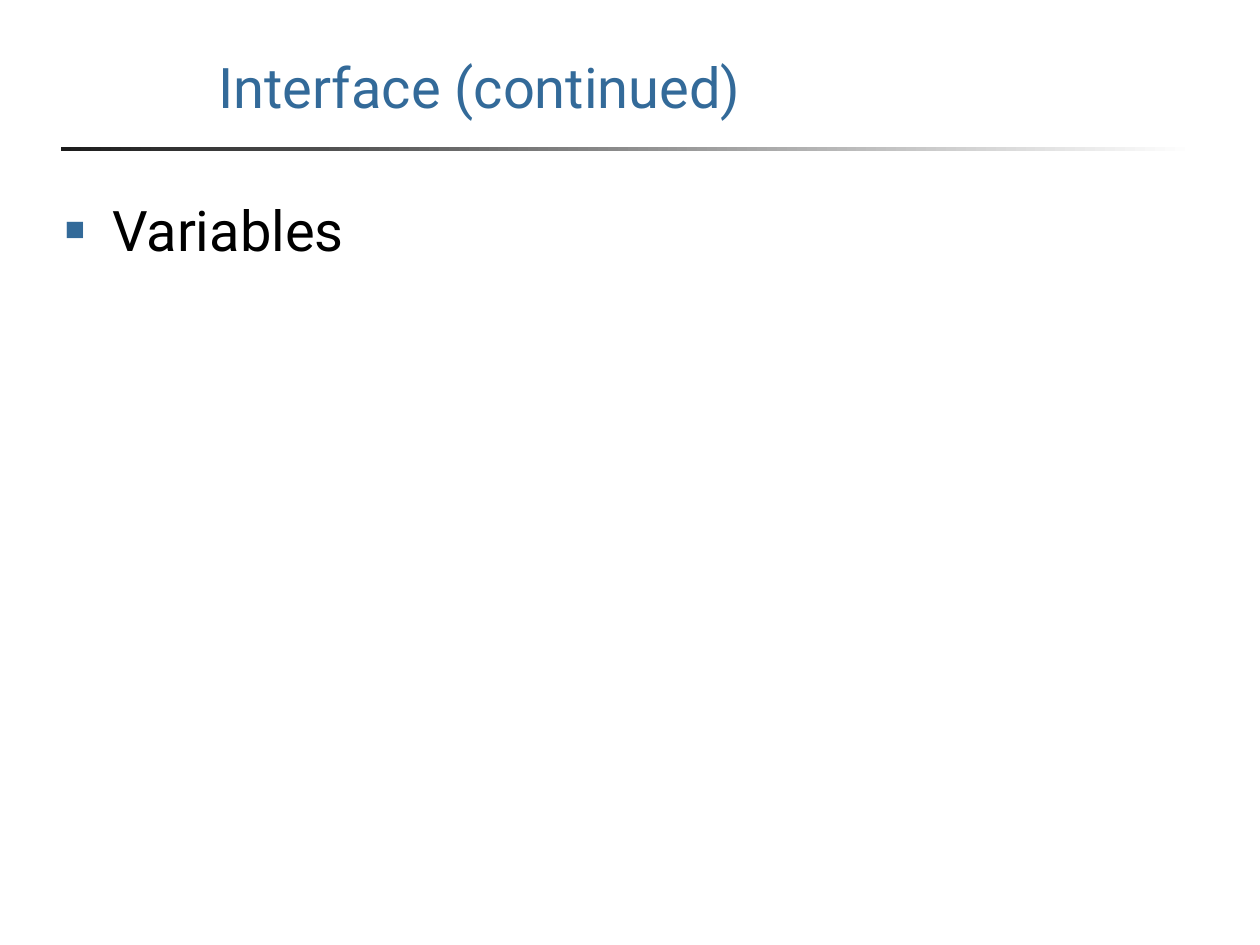
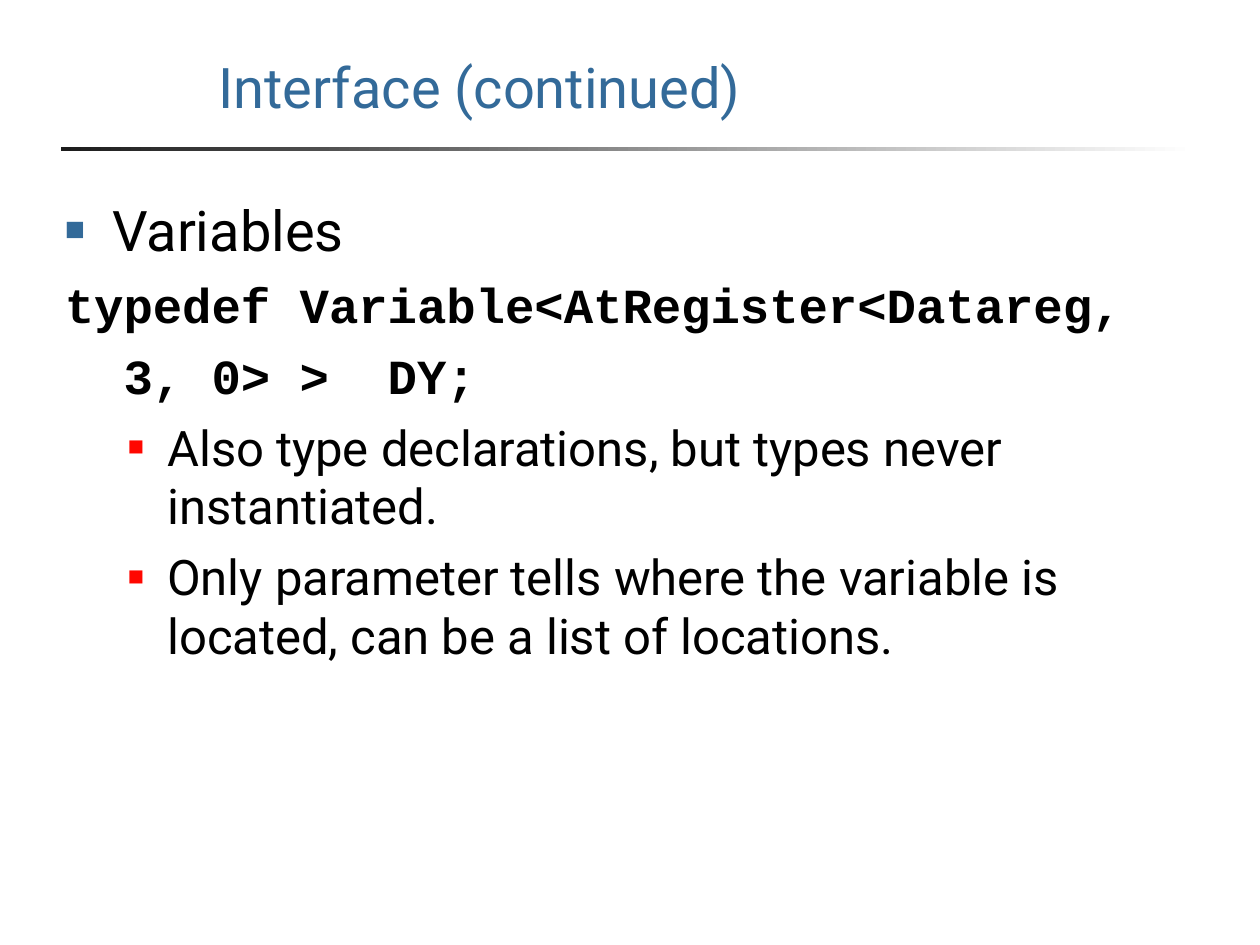
Before and after one commit to ryanofsky/device, a slide deck: slide 10 of report/slides.ppt (slide 11 before the commit). Drawn at 1260x945 pixels with LibreOffice and Linux fonts; fonts in the diff are those of the drawing; background and template pictures are left out. Boxes give left, top, right and bottom in pixels: in the first picture for what was removed or moved away, otherwise in the second. Text is boxed around its words. In the diff, an @@ line names an element or a change of style, - is before the commit and + after.

```diff
--- a/report/slides.ppt
+++ b/report/slides.ppt
@@ text at (65, 288, 1122, 661): paragraphs added @@
+typedef Variable<AtRegister<Datareg,
+3, 0> > DY;
+  ■ Also type declarations, but types never instantiated.
+  ■ Only parameter tells where the variable is located, can be a list of locations.
```
Also in this commit, not shown: 1 other slide changed, 7 slides added.
